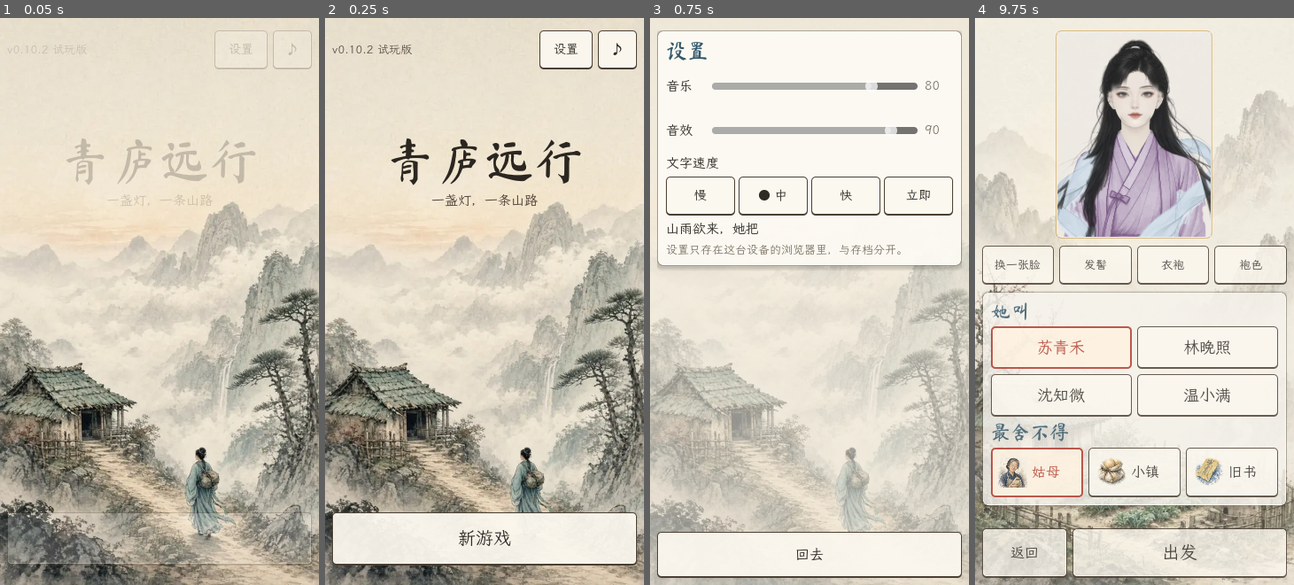
Above: before the commit, frames 1-4 (left to right).
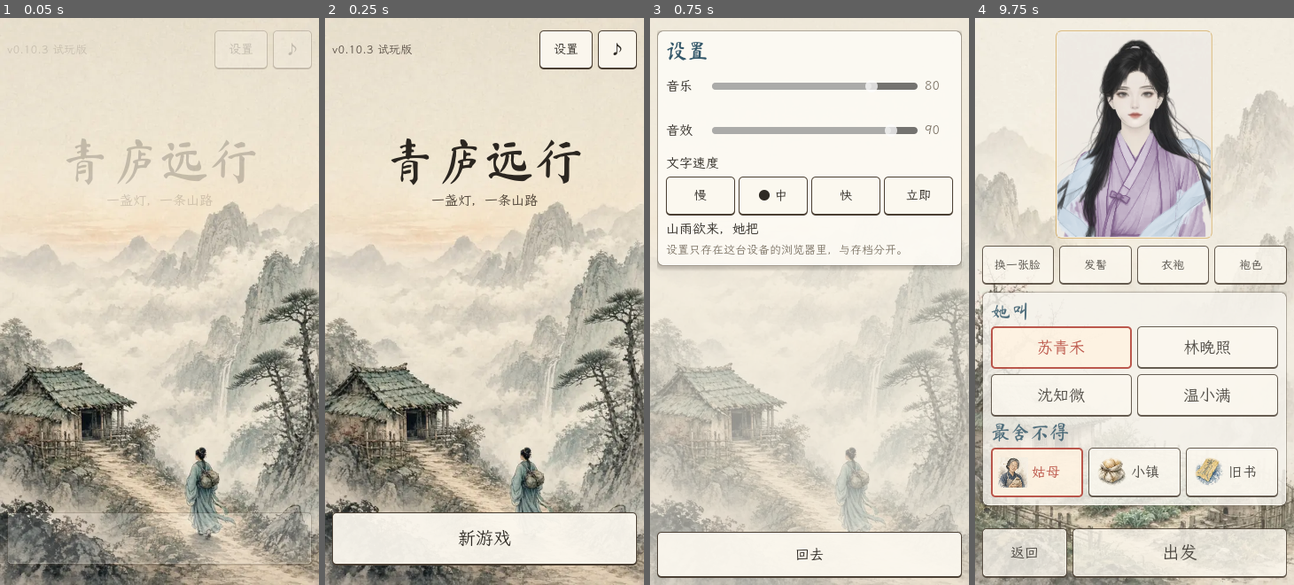
Above: after the commit, the same moments.

Repository: loo0p/qinglu-yuanxing
Game: Godot game, scene res://scenes/Main.tscn
The game is run twice, just before and just after one commit, with the same random seed, the same clock (stepped at 60 frames per second) and the same inputs.
Inputs:
- Up to frame 1 (0.05 s): no input
- Up to frame 2 (0.25 s): no input
- Up to frame 3 (0.75 s): click "设置" at 0.5 s
- Up to frame 4 (9.75 s): click "慢" at 1.25 s; click "● 慢" at 2 s; click "中" at 2.75 s; click "● 中" at 3.5 s; click "快" at 4.25 s; click "● 快" at 5 s; click "立即" at 5.75 s; click "● 立即" at 6.5 s; click "回去" at 7.25 s; click "♪" at 8 s; click "♪×" at 8.75 s; click "新游戏" at 9.5 s

The runs differ from the first frame. In frame 1, less than 0.1% of the frame differs, in the area x 13-15%, y 5-6%; in frame 2, less than 0.1%; in frame 3, nothing differs; in frame 4, 0.1%, in the area x 41-59%, y 11-15%.

Commit message:
v0.10.3 立绘：还原发际线/鬓角（v0.10.2 额头显长）；fix_hair_face 只清四款散发眼线以下脸颊内侧；STATUS；tests pass; save v2 unchanged

Diff:
--- a/scripts/main.gd
+++ b/scripts/main.gd
@@ -5,7 +5,7 @@
 
 const GS = preload("res://scripts/game_state.gd")
 const Store = preload("res://scripts/save_store.gd")
-const VERSION = "v0.10.2 试玩版"
+const VERSION = "v0.10.3 试玩版"
 const PBox = preload("res://scripts/portrait_box.gd")
 const PLib = preload("res://addons/portrait5/portrait5_lib.gd")
 
Not shown, changed: tests/agency_results.txt
Not shown, changed: tests/ui_smoke_results.txt
Binary file changed: web_portrait/parts/hair_f1-base_f.aux.webp
Binary file changed: web_portrait/parts/hair_f1-base_f.webp
Binary file changed: web_portrait/parts/hair_f10-base_f.aux.webp
Binary file changed: web_portrait/parts/hair_f10-base_f.webp
Binary file changed: web_portrait/parts/hair_f11-base_f.aux.webp
Binary file changed: web_portrait/parts/hair_f11-base_f.webp
Binary file changed: web_portrait/parts/hair_f12-base_f.aux.webp
Binary file changed: web_portrait/parts/hair_f12-base_f.webp
Binary file changed: web_portrait/parts/hair_f2-base_f.aux.webp
Binary file changed: web_portrait/parts/hair_f2-base_f.webp
(and 38 more such lines)
